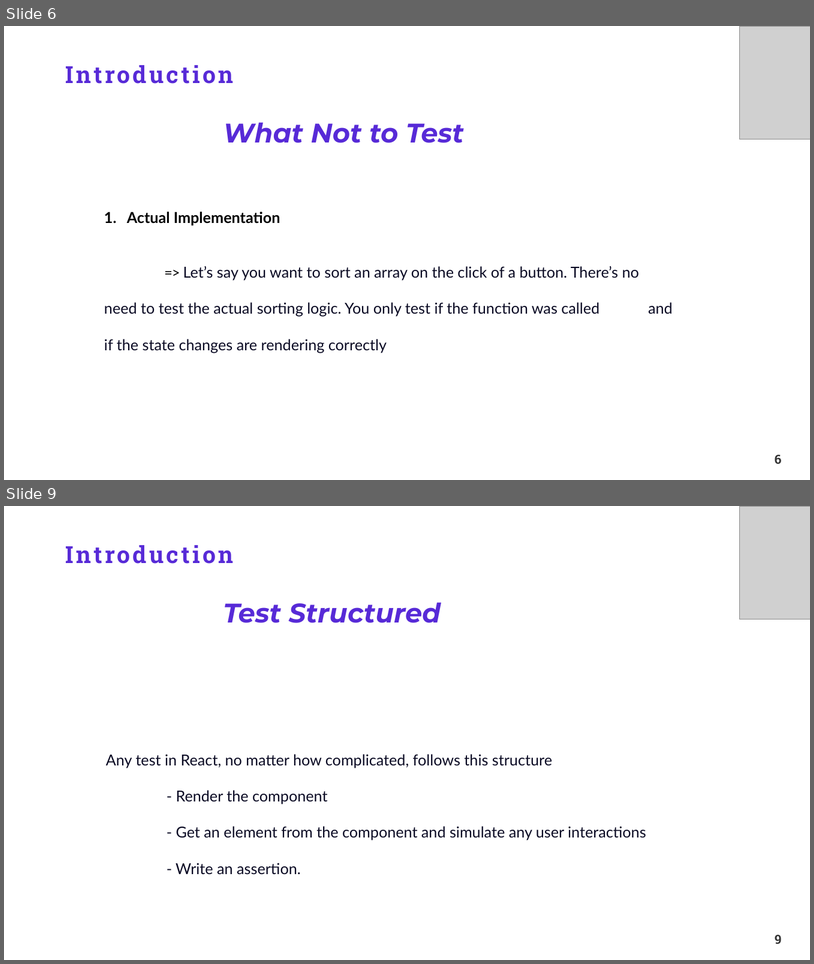
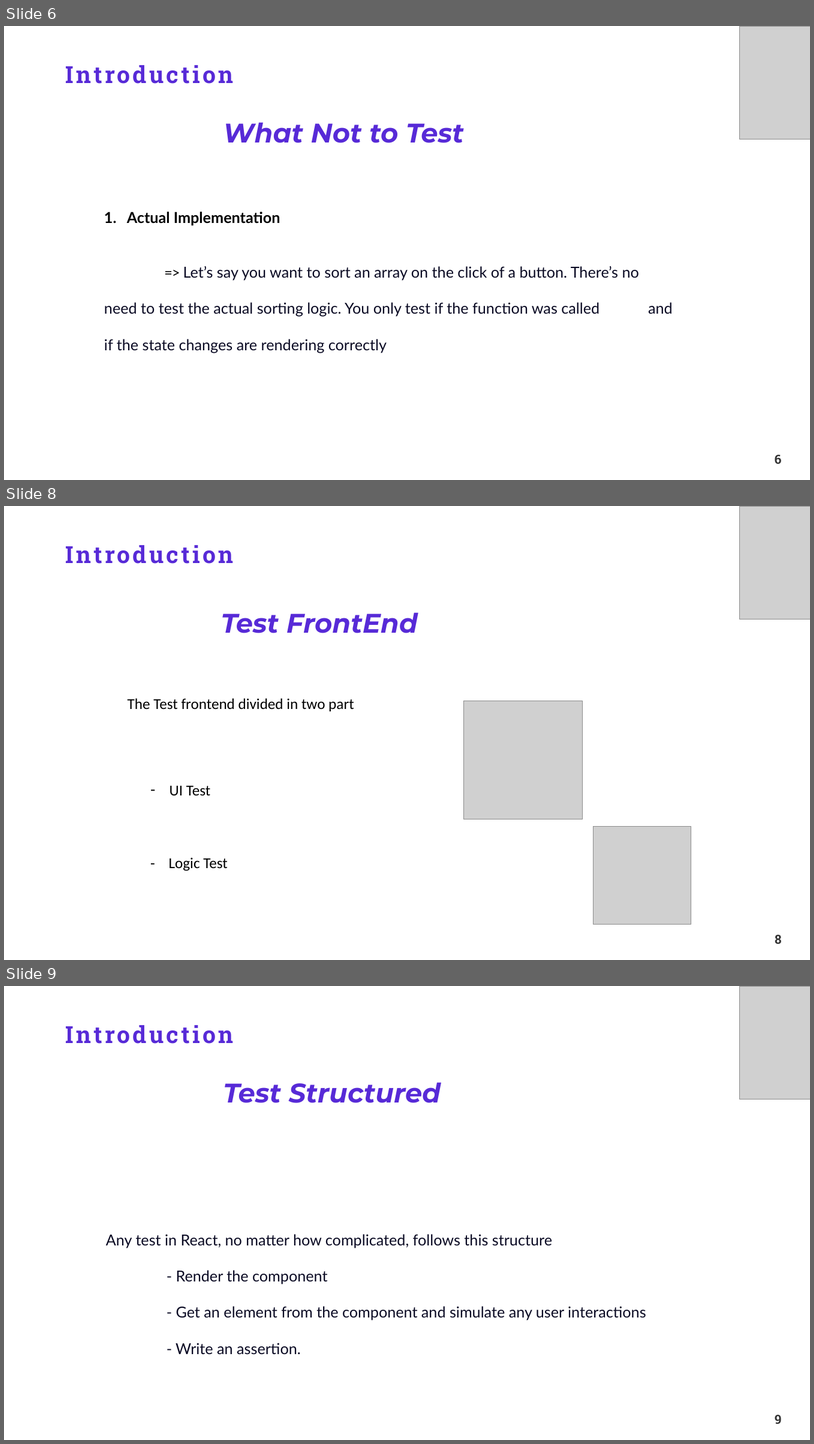
Before and after one commit to TakiRahal/test-react-19, a slide deck: Testing ReactJS.pptx. Shown one above the other, each under a label of ours: slides 6 and 9 before the commit, slides 6, 8 and 9 after it; the slides between them are not shown. The pictures are 814x964 and 814x1444 pixels, drawn with LibreOffice and Linux fonts; fonts in the diff are those of the drawing; grey boxes stand for pictures; background and template pictures are left out. Boxes give left, top, right and bottom in pixels: in the first picture for what was removed or moved away, otherwise in the second. Text is boxed around its words. In the diff, an @@ line names an element or a change of style, - is before the commit and + after.

```diff
--- a/Testing ReactJS.pptx
+++ b/Testing ReactJS.pptx
@@ slide 8 added at (4,506,810,960), background #FFFFFF; not listed: 1 template element that a slide beside it also shows @@
@@ picture added at (740,506,810,619) @@
@@ title added at (60,544,486,568), 28 pt, text #572AD7, bold @@
+Introduction
@@ text added at (221,612,418,633), 32 pt, text #572AD7, bold, italic @@
+Test FrontEnd
@@ text added at (128,698,354,711), 18 pt, text #000000 @@
+The Test frontend divided in two part
@@ picture added at (464,701,582,819) @@
@@ text added at (169,785,228,871), 18 pt, text #000000 @@
+– UI Test
+- Logic Test
@@ picture added at (594,826,692,924) @@
```
Also in this commit, not shown: 4 slides changed, 1 other slide added, 1 slide removed, 13 other files.
